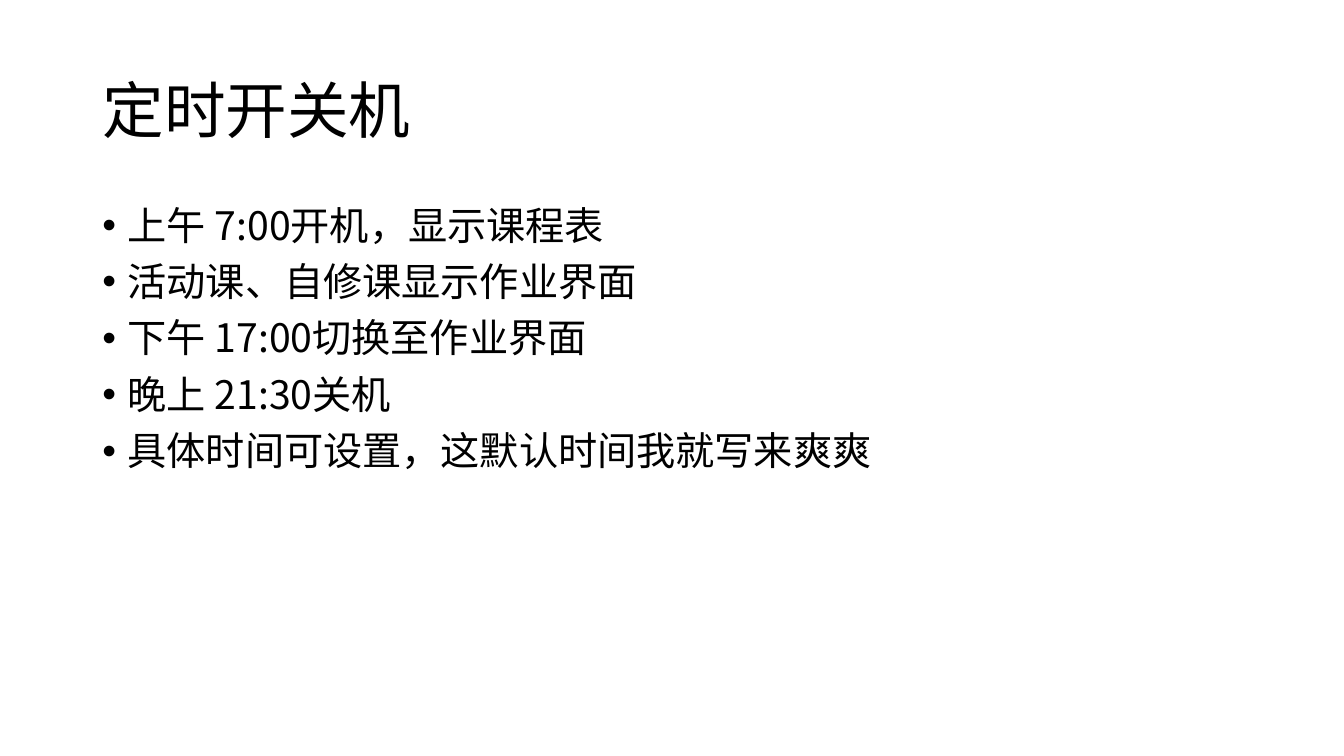
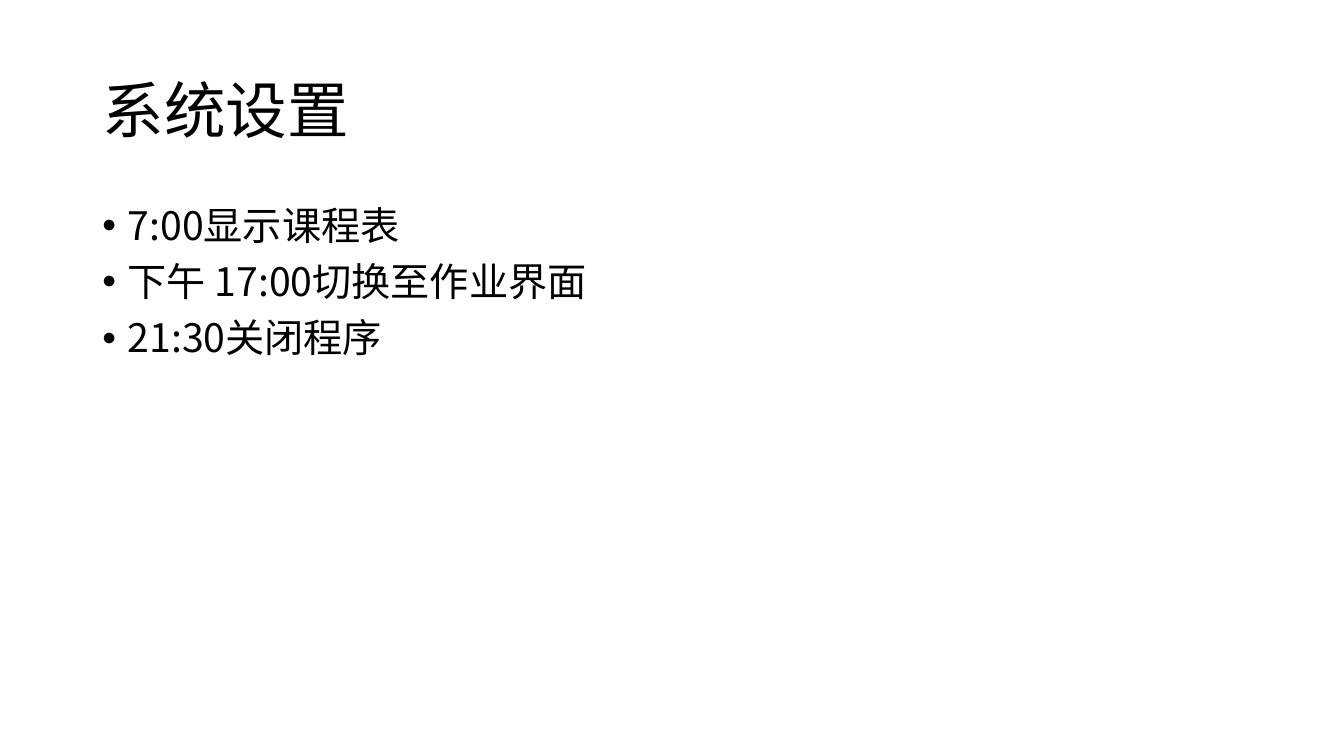
Before and after one commit to ALongTail/Class-Managing-System, a slide deck: slide 8 of 大作业/中小学班级管理系统.pptx (slide 5 before the commit). Drawn at 1344x756 pixels with LibreOffice and Linux fonts; fonts in the diff are those of the drawing; background and template pictures are left out. Boxes give left, top, right and bottom in pixels: in the first picture for what was removed or moved away, otherwise in the second. Text is boxed around its words. In the diff, an @@ line names an element or a change of style, - is before the commit and + after.

```diff
--- a/大作业/中小学班级管理系统.pptx
+++ b/大作业/中小学班级管理系统.pptx
@@ title at box(102, 81, 348, 138): text changed @@
-定时开关机
+系统设置
@@ text at box(128, 207, 400, 243): text changed @@
-• 上午 7:00开机，显示课程表
-• 活动课、自修课显示作业界面
+• 7:00显示课程表
@@ text at box(128, 319, 382, 356): text changed @@
-• 晚上 21:30关机
-• 具体时间可设置，这默认时间我就写来爽爽
+• 21:30关闭程序
```
Also in this commit, not shown: 2 other slides changed, 5 slides added, 3 slides removed, 4 other files.
